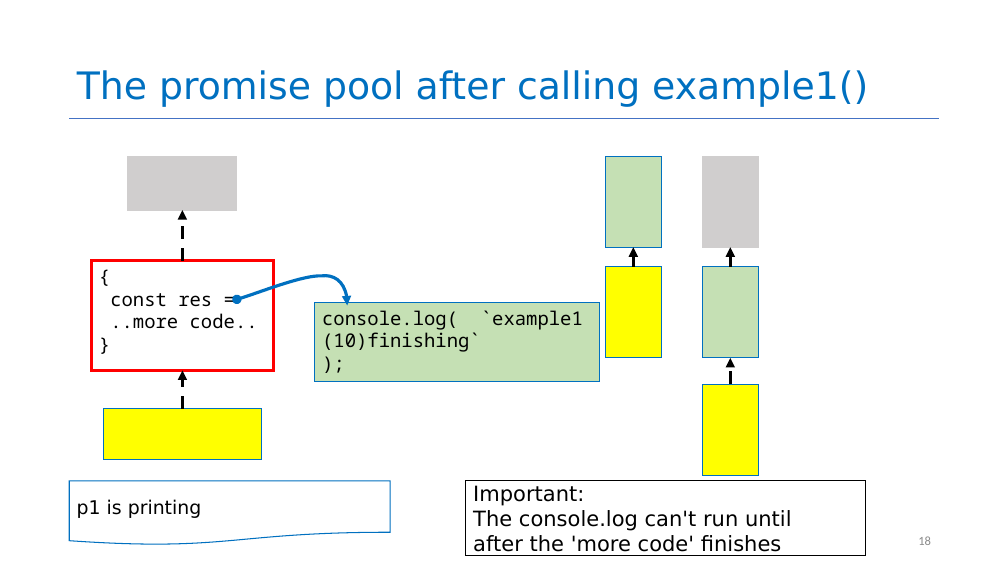
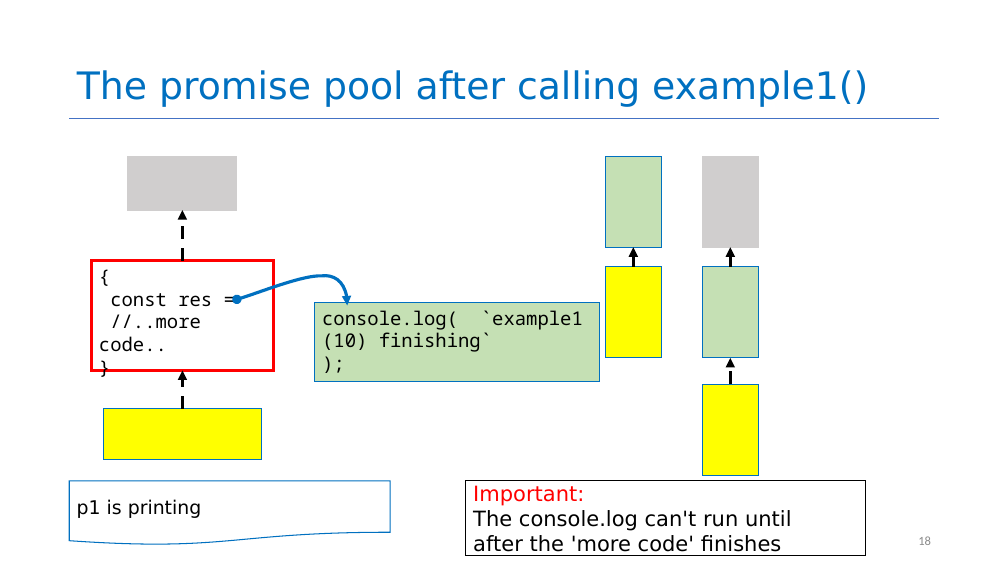
Before and after one commit to neu-se/CS4530-Spring-2025, a slide deck: slide 18 of Slides/Module 06 Concurrency Patterns in Typescript.pptx. Drawn at 1008x567 pixels with LibreOffice and Linux fonts; fonts in the diff are those of the drawing. Boxes give left, top, right and bottom in pixels: in the first picture for what was removed or moved away, otherwise in the second. Text is boxed around its words. In the diff, an @@ line names an element or a change of style, - is before the commit and + after.

```diff
--- a/Slides/Module 06 Concurrency Patterns in Typescript.pptx
+++ b/Slides/Module 06 Concurrency Patterns in Typescript.pptx
@@ text in rectangle at (99, 314, 201, 352): text changed @@
-..more code..
+//..more code..
@@ text in rectangle at (322, 310, 583, 352): spaces changed @@
-console.log( `example1(10)finishing`
+console.log( `example1(10) finishing`
@@ text in rectangle at (473, 485, 584, 506): text colour #000000 to #FF0000 in "Important:" @@
```
Also in this commit, not shown: 10 other slides changed, 3 slides added, 1 slide removed, 1 other file.
